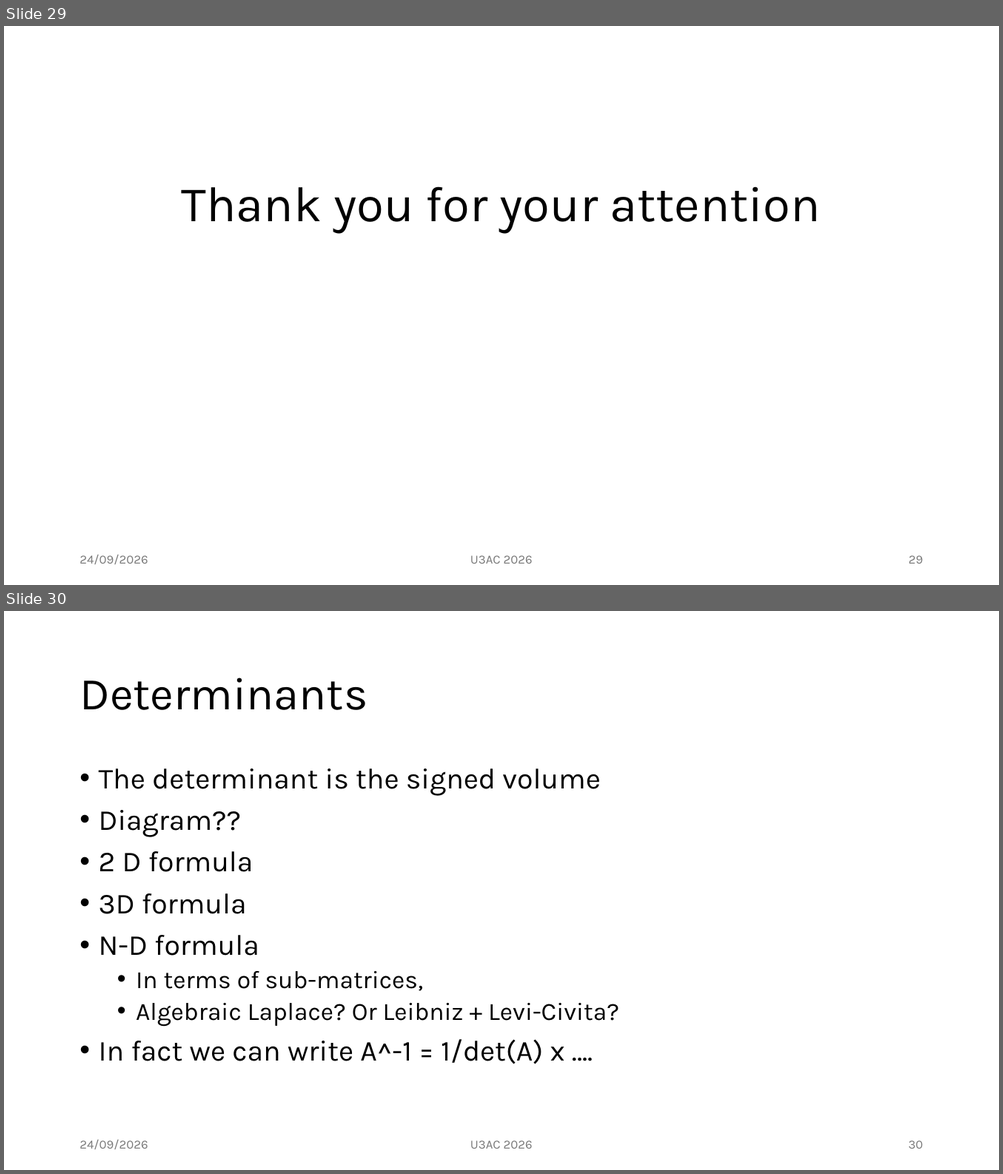
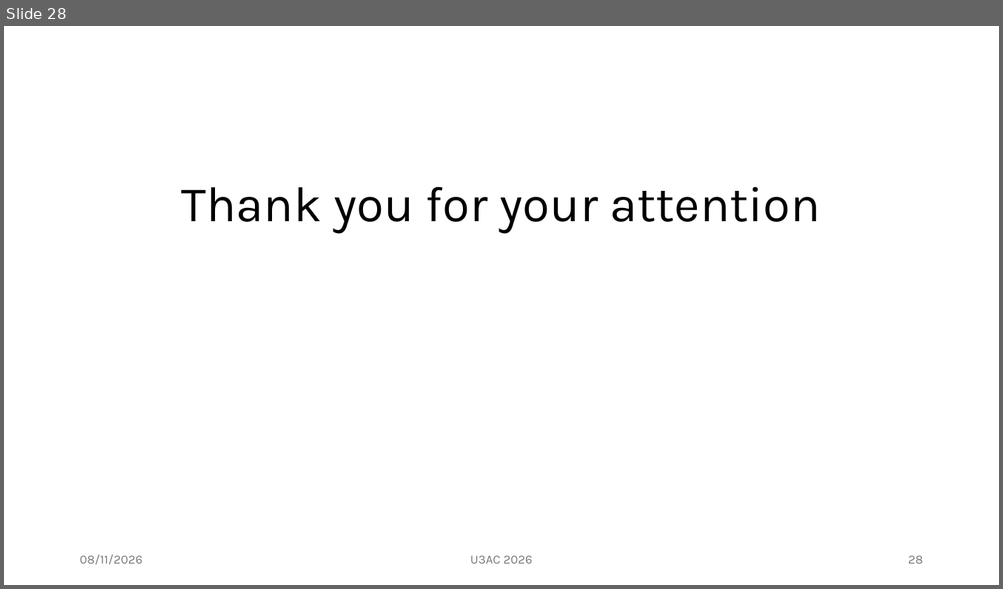
Before and after one commit to mm002a/U3AC, a slide deck: MTH04/U3AC.Lec2.pptx. Shown one above the other, each under a label of ours: slides 29 and 30 before the commit, slide 28 after it. The pictures are 1003x1174 and 1003x589 pixels, drawn with LibreOffice and Linux fonts; fonts in the diff are those of the drawing. Boxes give left, top, right and bottom in pixels: in the first picture for what was removed or moved away, otherwise in the second. Text is boxed around its words. In the diff, an @@ line names an element or a change of style, - is before the commit and + after.

```diff
--- a/MTH04/U3AC.Lec2.pptx
+++ b/MTH04/U3AC.Lec2.pptx
@@ slide 30 removed at [4,611,999,1170], background #FFFFFF @@
@@ title removed at [79,678,367,710] @@
-Determinants
@@ text removed at [99,769,619,1065] @@
-• The determinant is the signed volume
-• Diagram??
-• 2 D formula
-• 3D formula
-• N-D formula
-  • In terms of sub-matrices,
-  • Algebraic Laplace? Or Leibniz + Levi-Civita?
-• In fact we can write A^-1 = 1/det(A) x ….
@@ text removed at [79,1140,148,1150] @@
-24/09/2026
@@ text removed at [470,1141,532,1149] @@
-U3AC 2026
@@ page number removed at [908,1141,923,1149] @@
-30
@@ what was slide 29 is now slide 28 @@
@@ slide 28 changed as well @@
@@ text at [79,555,142,565]: text changed @@
-24/09/2026
+08/11/2026
```
Also in this commit, not shown: 31 other slides changed, 7 slides added, 4 other slides removed.
